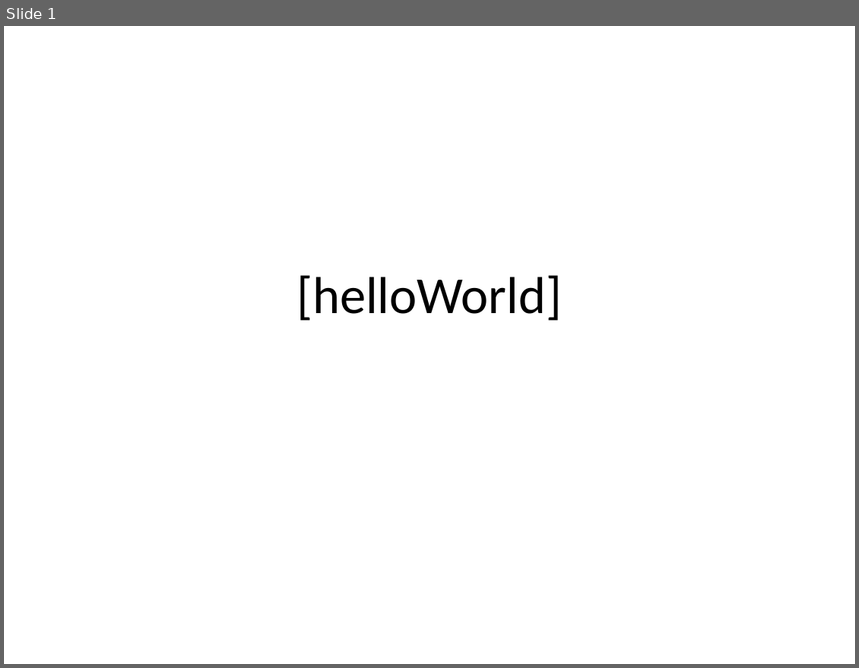
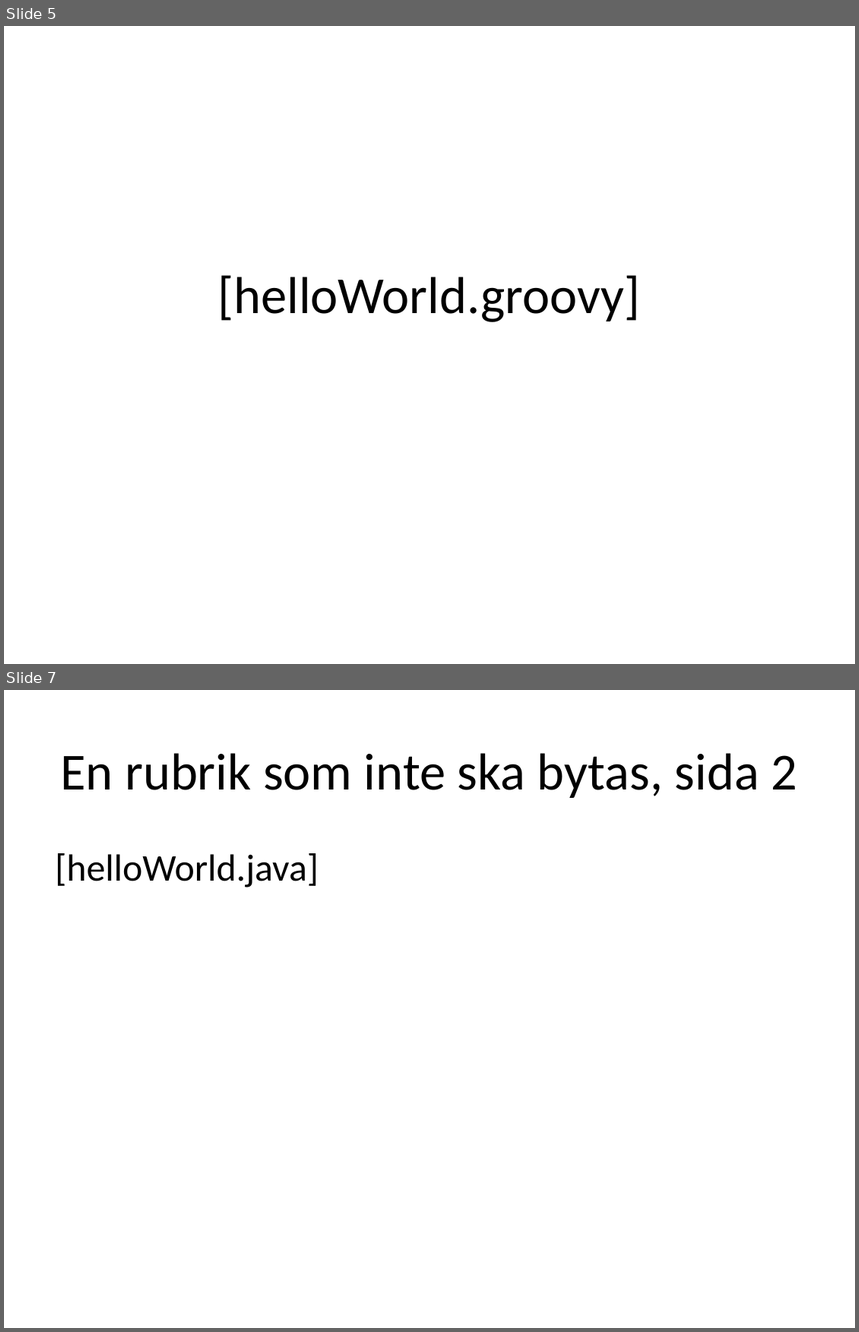
Before and after one commit to me97esn/groovyseminarium, a slide deck: groovyseminarie/dokument/groovyseminarium_source.pptx. Shown one above the other, each under a label of ours: slide 1 before the commit, slides 5 and 7 after it; the slides between them are not shown. The pictures are 859x668 and 859x1332 pixels, drawn with LibreOffice and Linux fonts; fonts in the diff are those of the drawing. Boxes give left, top, right and bottom in pixels: in the first picture for what was removed or moved away, otherwise in the second. Text is boxed around its words. In the diff, an @@ line names an element or a change of style, - is before the commit and + after.

```diff
--- a/groovyseminarie/dokument/groovyseminarium_source.pptx
+++ b/groovyseminarie/dokument/groovyseminarium_source.pptx
@@ slide 7 added at (4, 690, 855, 1328), background #FFFFFF @@
@@ title added at (61, 753, 797, 798), 44 pt, text #000000 @@
+En rubrik som inte ska bytas, sida 2
@@ text added at (55, 853, 319, 888), 32 pt, text #000000 @@
+[helloWorld.java]
@@ what was slide 1 is now slide 5 @@
@@ slide 5 changed as well @@
@@ title at (218, 275, 641, 322): text changed @@
-[helloWorld]
+[helloWorld.groovy]
```
Also in this commit, not shown: 4 other slides added.
